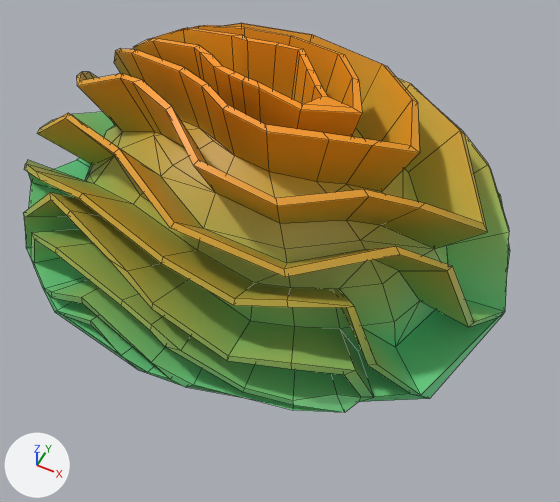
The FBX model LeyuGame/Assets/Models/Props/Opvulling/Corals/MOD_Coral1.fbx as it was, and as the next commit left it.
Camera for both pictures: a 50 mm camera at (0.0169, -0.0332, 0.0425) aimed at (0.0018, -0.0031, 0.0049). The axes (+X, +Y, +Z) are drawn at lower left. The lights are the same throughout. Mesh edges are drawn as thin lines. Where no turn or scale is listed for an object, it has been applied to the vertices.

The scene before the commit, as lines of its bpy script (objects in view):
```python
me_mesh = bpy.data.meshes.new('Mesh')
me_mesh.from_pydata(...)  # 629 vertices, 685 faces; spans x -0.0171..0.0175, y -0.0138..0.0138, z 0.0..0.0162
me_mesh.materials.append(mat_mat_coral1)  # picture img_tex_coral1_png
ob_mod_coral1 = bpy.data.objects.new('MOD_Coral1', me_mesh)
ob_mod_coral1.location = (-0.00135, 0.0, 0.0)
```
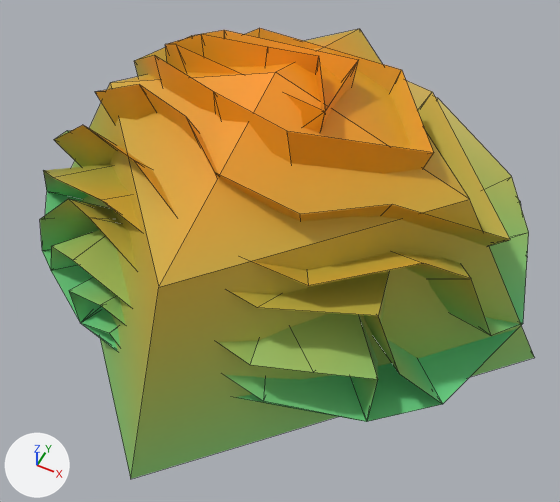
The change in detail:
me_mesh is used by ob_mod_coral1; location (-0.00135, 0.0, 0.0).
me_mesh had 629 vertices, 685 faces and spanned x -0.0171..0.0175, y -0.0138..0.0138, z 0.0..0.0162.
me_mesh now has 249 vertices, 268 faces and spans x -0.0171..0.0175, y -0.0136..0.0136, z 0.0..0.016.
me_mesh part 1: 392 vertices removed from x -0.0171..0.0175, y -0.0138..0.0138, z 0.0..0.0162; 12 vertices added at x -0.0102..0.0027, y -0.0136..0.0098, z 0.0012..0.0157.
Mesh me_mesh_001 is new.
It has 9 vertices, 8 faces and spans x -0.0189..0.0189, y -0.0189..0.0189, z -0.0001..0.0162.
It uses material mat_mat_coral1 (picture img_tex_coral1_png).
Object 'MOD_Coral1' (ob_mod_coral1) moves from (-0.00135, 0.0, 0.0) to (0.0, 0.0, 0.0).
Object 'MOD_Coral1_LOD1' (ob_mod_coral1_lod1) is new; it shows me_mesh_001.
Its location is (0.0, 0.0, 0.0).

What differs and where, as boxes (x1, y1, x2, y2) in the pictures (560 x 502 px):
'MOD_Coral1', reshaped, moved: before (23, 23, 510, 412); after (40, 28, 529, 422)
'MOD_Coral1_LOD1', added (orange): after (72, 29, 535, 479)
part 1 of me_mesh, cut back: before (23, 23, 510, 412); after (41, 30, 358, 351)
